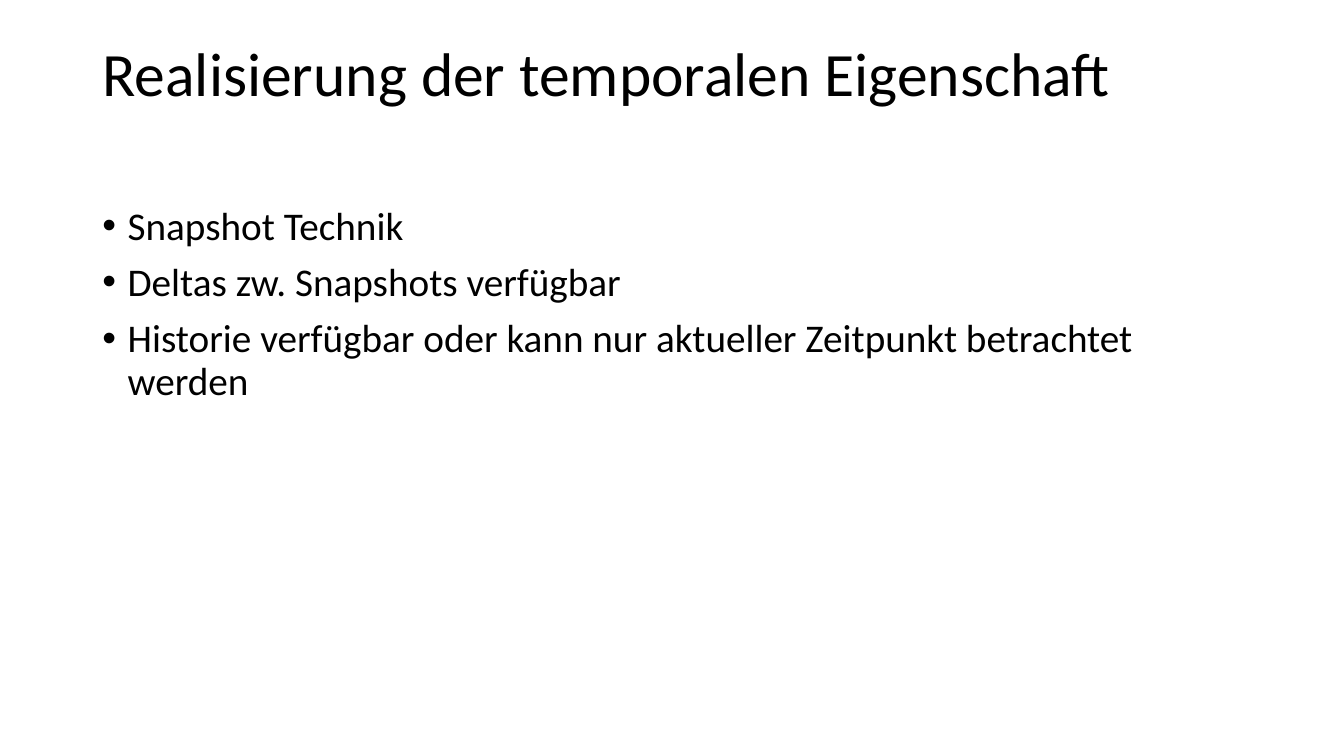
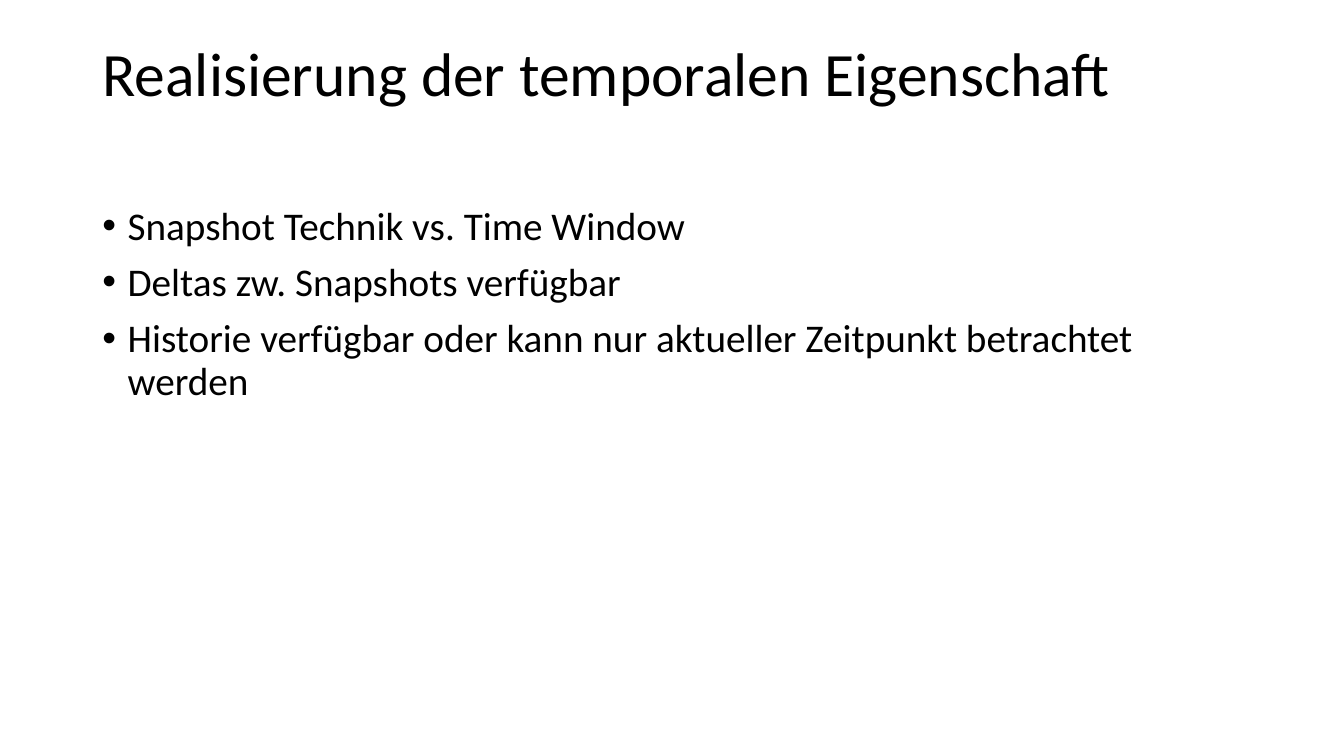
Before and after one commit to johnsonaux/temporale-graphen, a slide deck: slide 6 of Bewertungsmatrix.pptx. Drawn at 1344x756 pixels with LibreOffice and Linux fonts; fonts in the diff are those of the drawing. Boxes give left, top, right and bottom in pixels: in the first picture for what was removed or moved away, otherwise in the second. Text is boxed around its words. In the diff, an @@ line names an element or a change of style, - is before the commit and + after.

```diff
--- a/Bewertungsmatrix.pptx
+++ b/Bewertungsmatrix.pptx
@@ text at bbox=[128, 212, 684, 247]: text changed @@
-• Snapshot Technik
+• Snapshot Technik vs. Time Window
```
Also in this commit, not shown: 9 slides added, 2 other files.
